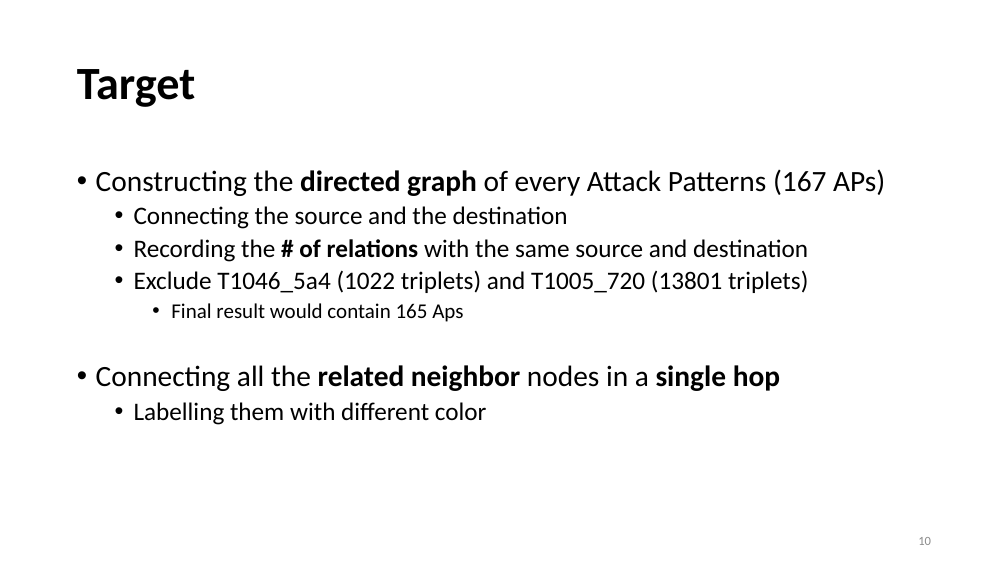
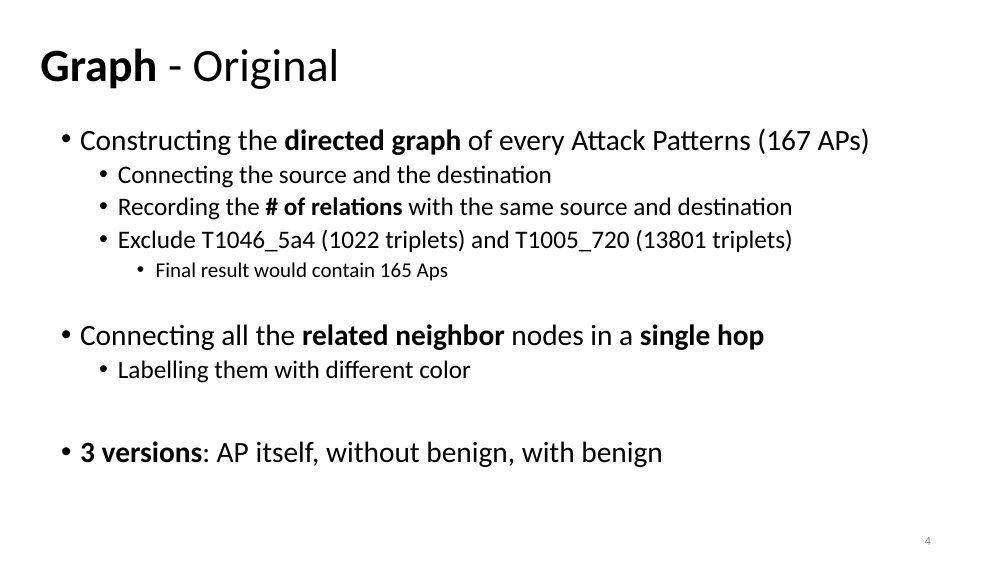
Before and after one commit to Bai1026/Intern-IIS, a slide deck: slide 4 of Meeting/Presentation_0802.pptx (slide 10 before the commit). Drawn at 1008x567 pixels with LibreOffice and Linux fonts; fonts in the diff are those of the drawing. Boxes give left, top, right and bottom in pixels: in the first picture for what was removed or moved away, otherwise in the second. Text is boxed around its words. In the diff, an @@ line names an element or a change of style, - is before the commit and + after.

```diff
--- a/Meeting/Presentation_0802.pptx
+++ b/Meeting/Presentation_0802.pptx
@@ title at [40, 48, 340, 89]: text changed; bold off @@
-Target
+Graph - Original
@@ text "Constructing the directed graph of ...": place and size @@
-text "Constructing the directed graph of ..." at [96, 169, 885, 425]
+text "Constructing the directed graph of ..." at [80, 128, 870, 467]
@@ text at [80, 441, 662, 467]: paragraph added @@
+• 3 versions: AP itself, without benign, with benign
@@ page number at [925, 537, 931, 545]: text changed @@
-10
+4
```
Also in this commit, not shown: 6 other slides changed, 12 slides added, 9 slides removed, 47 other files.
